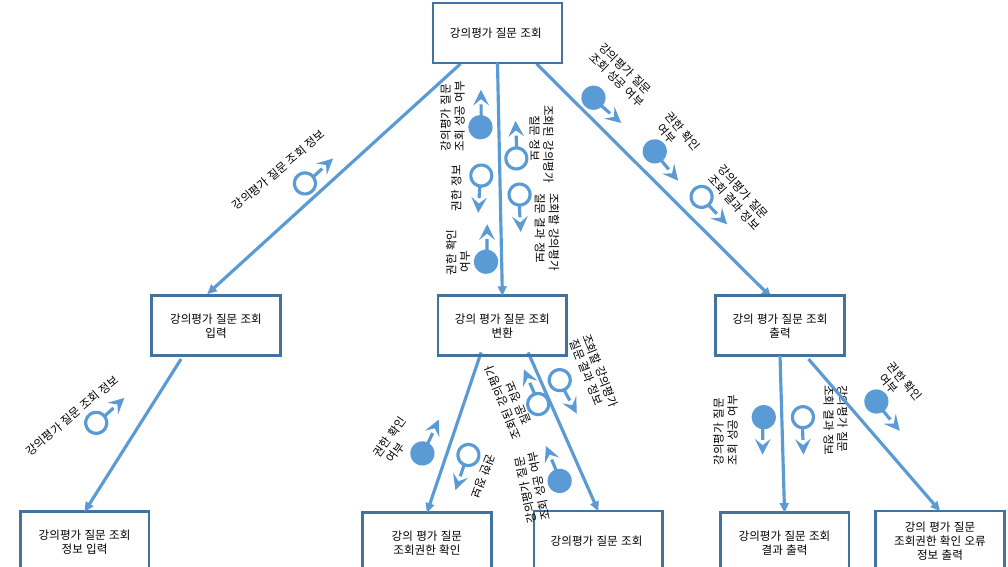
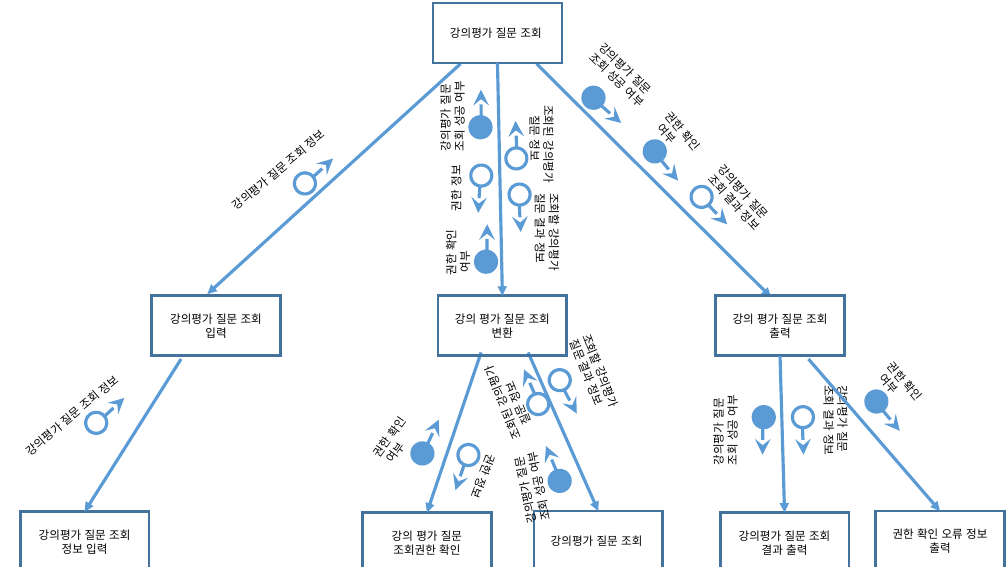
Before and after one commit to se04/se04, a slide deck: slide 1 of SDD 관련 자료/작업 결과물/프로그램 구조도(트랜스폼, 트랜젝션)/강의평가 질문 조회.pptx. Drawn at 1008x567 pixels with LibreOffice and Linux fonts; fonts in the diff are those of the drawing. Boxes give left, top, right and bottom in pixels: in the first picture for what was removed or moved away, otherwise in the second. Text is boxed around its words. In the diff, an @@ line names an element or a change of style, - is before the commit and + after.

```diff
--- a/SDD 관련 자료/작업 결과물/프로그램 구조도(트랜스폼, 트랜젝션)/강의평가 질문 조회.pptx
+++ b/SDD 관련 자료/작업 결과물/프로그램 구조도(트랜스폼, 트랜젝션)/강의평가 질문 조회.pptx
@@ text in rectangle at (893, 528, 987, 553): text changed @@
-강의 평가 질문 조회권한 확인 오류 정보 출력
+권한 확인 오류 정보 출력
```
Also in this commit, not shown: 2 other files.
